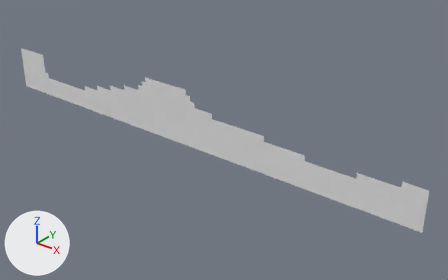
Before and after pictures for a commit that changed the OBJ model MardukGame/Assets/Tiled2Unity/Meshes/level7.obj.
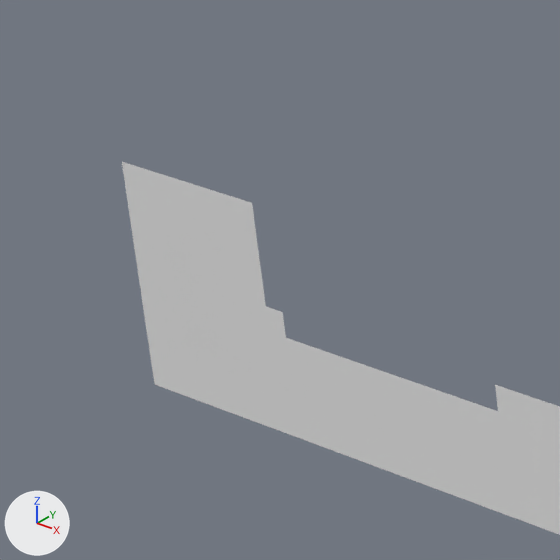
Each version is shown whole from a camera (50 mm lens) standing at (1233.0, -4847.0, 1391.0) and looking at (-2834.0, 236.0, -1761.0), then close up on the part from 0% to 21% of the width and 7% to 41% of the height. The lights are fixed; the arrows at lower left show +X, +Y and +Z. Where no turn or scale is listed for an object, it has been applied to the vertices.

Names of what the first close-up shows: 'level7'.
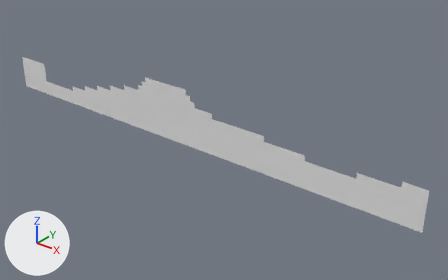
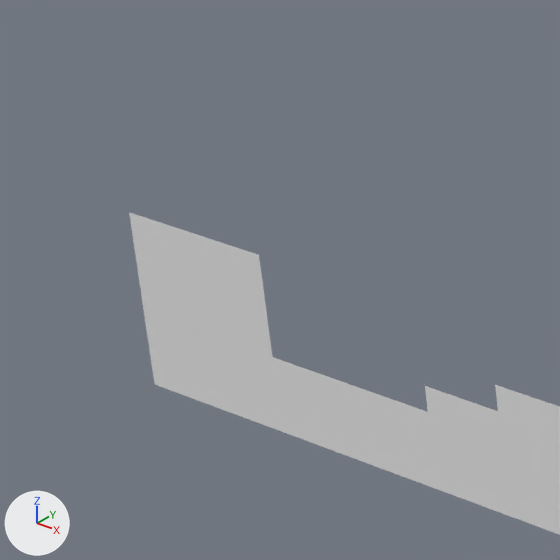
Changed parts and their boxes (x1, y1, x2, y2) in the close-ups (560 x 560 px):
'level7', reshaped
    before: (122, 162, 560, 535)
    after: (129, 212, 560, 535)
part 1 of me_level7, deleted
    before: (122, 162, 428, 412)

Diff of the bpy script that builds the scene:
```diff
--- a/MardukGame/Assets/Tiled2Unity/Meshes/level7.obj.py
+++ b/MardukGame/Assets/Tiled2Unity/Meshes/level7.obj.py
@@ me_level7 @@
 # used by ob_level7; location = (0.0, 0.0, 0.0)
-me_level7.from_pydata(...)  # 762 vertices, 649 faces; spans x -6336.0..-320.0, y 0.0, z -1856.0..-1152.0
+me_level7.from_pydata(...)  # 735 vertices, 623 faces; spans x -6336.0..-320.0, y 0.0, z -1856.0..-1152.0
+# me_level7 part 1
+# 27 vertices are removed from x -6336.0..-5312.0, y 0.0, z -1600.0..-1280.0
+# 26 faces are deleted
```
